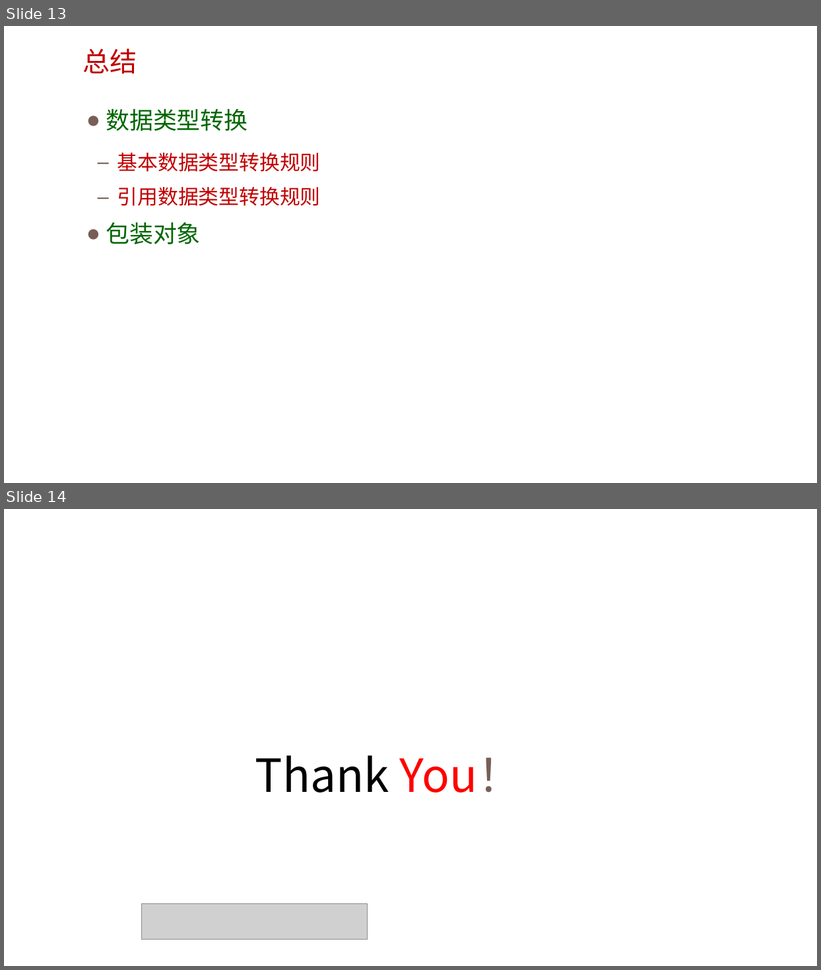
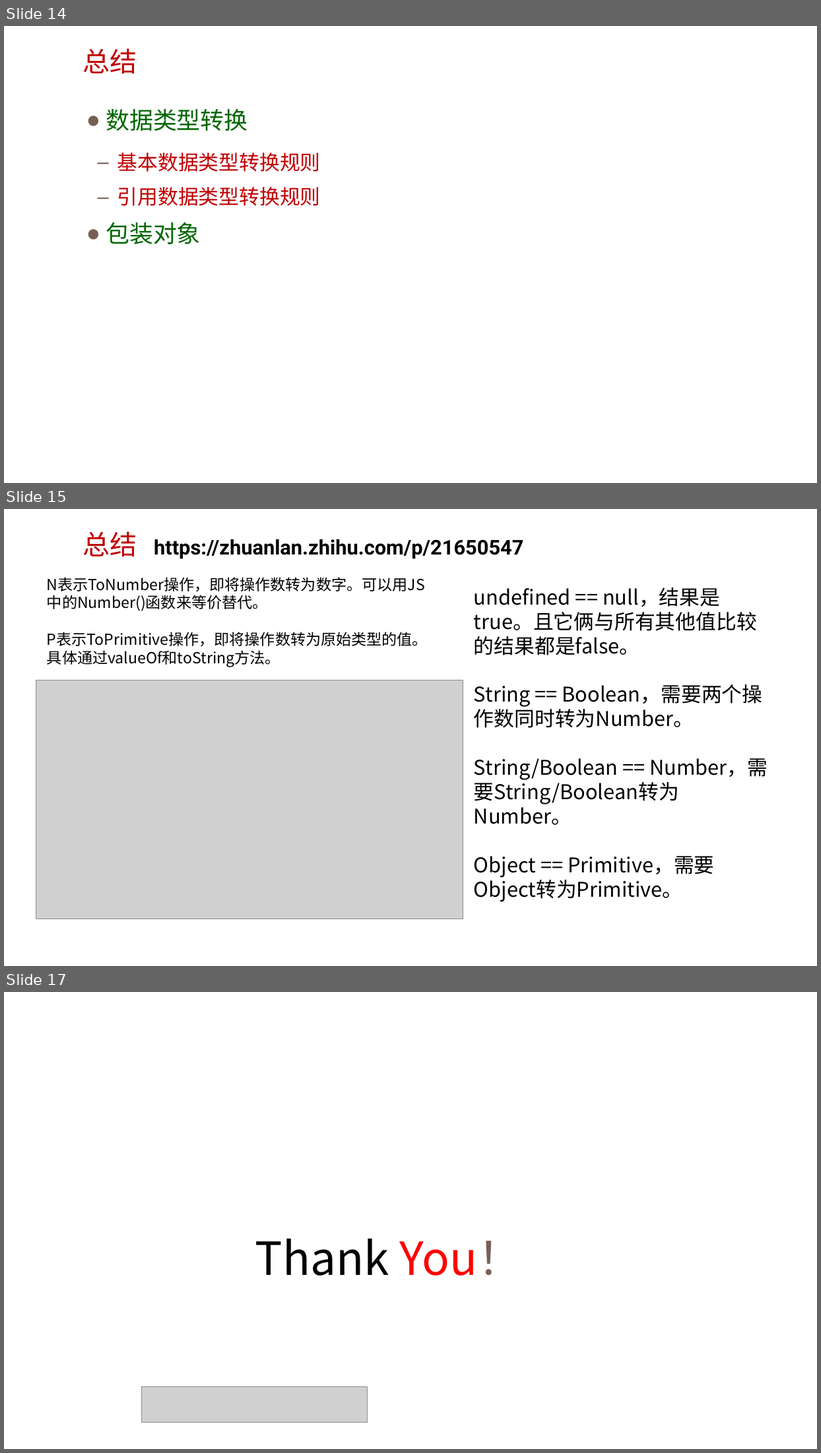
Before and after one commit to xiaoixao/javascript-advanced, a slide deck: 03.包装对象和数据类型转换/03.包装对象.pptx. Shown one above the other, each under a label of ours: slides 13 and 14 before the commit, slides 14, 15 and 17 after it; the slides between them are not shown. The pictures are 821x970 and 821x1453 pixels, drawn with LibreOffice and Linux fonts; fonts in the diff are those of the drawing; grey boxes stand for pictures; background and template pictures are left out. Boxes give left, top, right and bottom in pixels: in the first picture for what was removed or moved away, otherwise in the second. Text is boxed around its words. In the diff, an @@ line names an element or a change of style, - is before the commit and + after.

```diff
--- a/03.包装对象和数据类型转换/03.包装对象.pptx
+++ b/03.包装对象和数据类型转换/03.包装对象.pptx
@@ slide 15 added at (4, 509, 817, 966), background picture (left out) @@
@@ text added at (83, 531, 137, 557), 32 pt, text #C00000 @@
+总结
@@ text added at (154, 539, 523, 559), 24 pt, text #000000, bold @@
+https://zhuanlan.zhihu.com/p/21650547
@@ text added at (47, 577, 428, 667), 18 pt, text #000000 @@
+N表示ToNumber操作，即将操作数转为数字。可以用JS中的Number()函数来等价替代。
+P表示ToPrimitive操作，即将操作数转为原始类型的值。具体通过valueOf和toString方法。
@@ text added at (474, 588, 768, 902), 24 pt, text #000000 @@
+undefined == null，结果是true。且它俩与所有其他值比较的结果都是false。
+String == Boolean，需要两个操作数同时转为Number。
+String/Boolean == Number，需要String/Boolean转为Number。
+Object == Primitive，需要Object转为Primitive。
@@ picture added at (36, 681, 463, 920) @@
@@ what was slide 13 is now slide 14 @@
@@ what was slide 14 is now slide 17 @@
```
Also in this commit, not shown: 1 slide changed, 2 other slides added, 2 other files.
